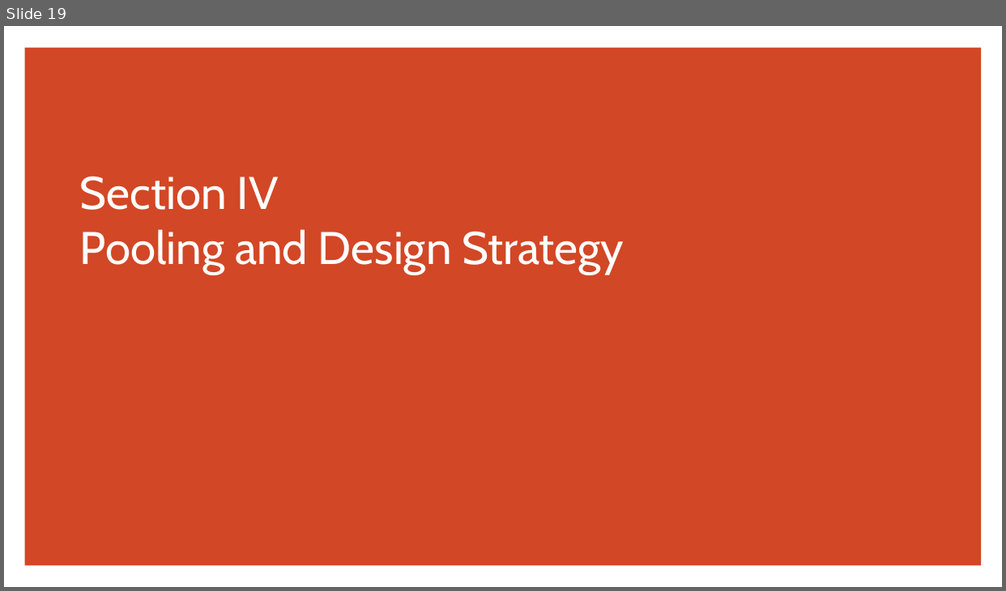
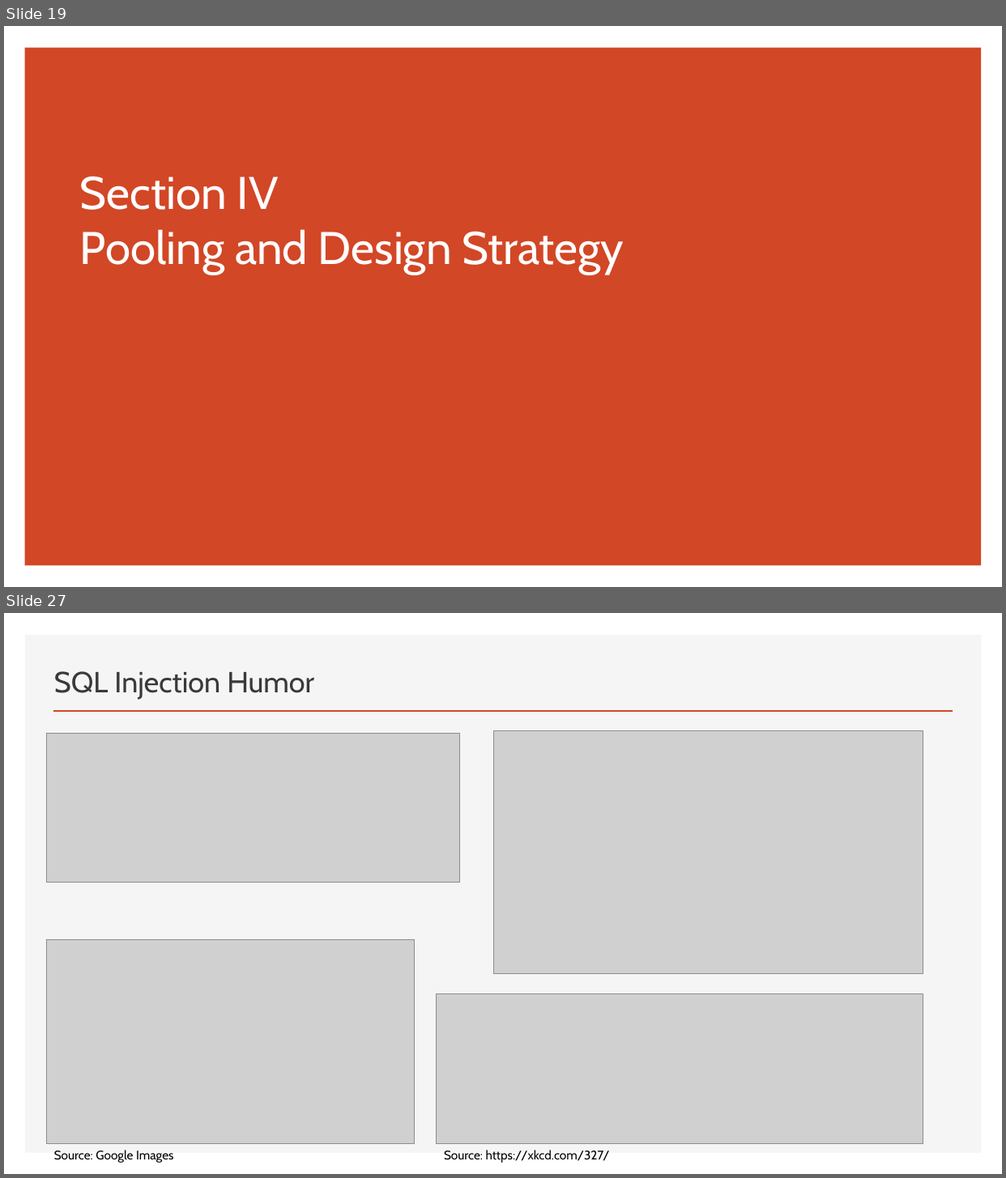
Before and after one commit to thomasnield/oreilly_programming_with_sql, a slide deck: oreilly_programming_with_sql.pptx. Shown one above the other, each under a label of ours: slide 19 before the commit, slides 19 and 27 after it; the slides between them are not shown. The pictures are 1006x591 and 1006x1178 pixels, drawn with LibreOffice and Linux fonts; fonts in the diff are those of the drawing; grey boxes stand for pictures. Boxes give left, top, right and bottom in pixels: in the first picture for what was removed or moved away, otherwise in the second. Text is boxed around its words. In the diff, an @@ line names an element or a change of style, - is before the commit and + after.

```diff
--- a/oreilly_programming_with_sql.pptx
+++ b/oreilly_programming_with_sql.pptx
@@ slide 27 added at [4, 613, 1002, 1174], background #FFFFFF @@
@@ rectangle added at [25, 635, 982, 1153], fill #F5F5F5 @@
@@ title added at [54, 671, 314, 699], 28 pt, text #3B3838 @@
+SQL Injection Humor
@@ picture added at [47, 734, 460, 883] @@
@@ line added from (53, 711) to (953, 711), #D24726 2 pt @@
@@ picture added at [493, 731, 923, 974] @@
@@ picture added at [47, 940, 415, 1144] @@
@@ picture added at [437, 994, 923, 1144] @@
@@ text added at [54, 1150, 174, 1163], 12 pt, text #000000 @@
+Source: Google Images
@@ text added at [444, 1150, 610, 1163], 12 pt, text #000000 @@
+Source: https://xkcd.com/327/
```
Also in this commit, not shown: 1 slide changed, 14 other slides added, 3 other files.
